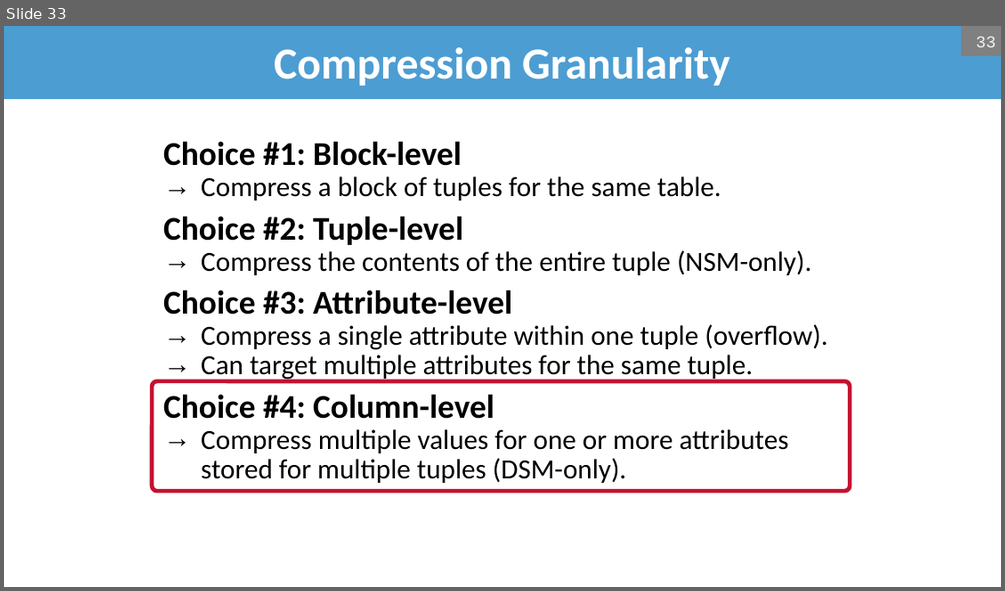
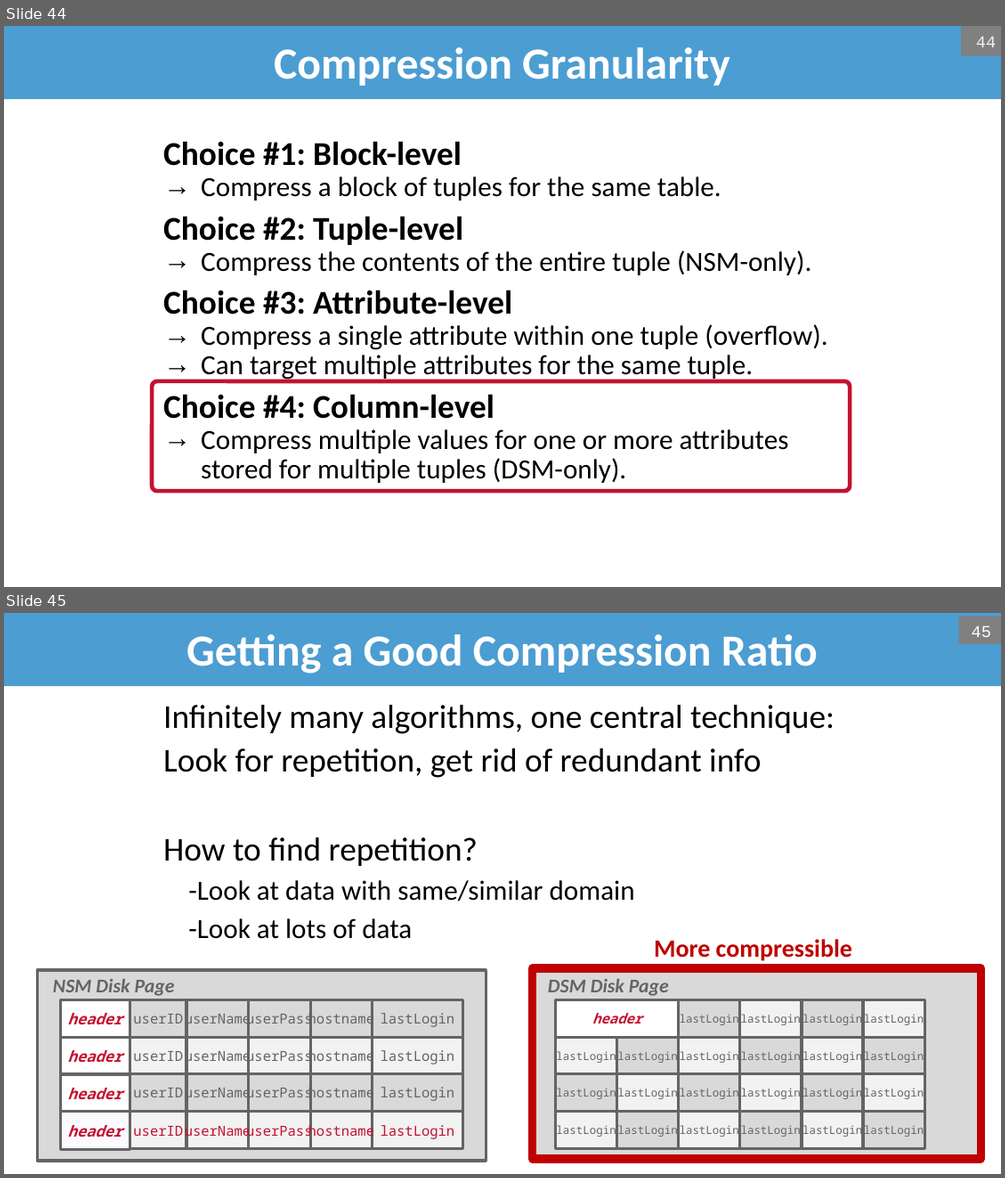
Before and after one commit to bsb20/bsb20.github.io, a slide deck: docs/421_f26/lectures/L6.pptx. Shown one above the other, each under a label of ours: slide 33 before the commit, slides 44 and 45 after it. The pictures are 1005x591 and 1005x1178 pixels, drawn with LibreOffice and Linux fonts; fonts in the diff are those of the drawing; background and template pictures are left out. Boxes give left, top, right and bottom in pixels: in the first picture for what was removed or moved away, otherwise in the second. Text is boxed around its words. In the diff, an @@ line names an element or a change of style, - is before the commit and + after.

Commit message:
COMP 421: post L6 slides (columns compression)

```diff
--- a/docs/421_f26/lectures/L6.pptx
+++ b/docs/421_f26/lectures/L6.pptx
@@ slide 45 added at (4,613,1001,1174), background #FFFFFF @@
@@ title added at (4,613,1001,686), fill #4C9DD2, 32 pt, text #FFFFFF, bold @@
+Getting a Good Compression Ratio
@@ page number added at (959,616,1001,644), fill #808080, 12 pt, text #FFFFFF @@
+45
@@ text added at (163,705,834,939), 24 pt, text #000000 @@
+Infinitely many algorithms, one central technique:
+Look for repetition, get rid of redundant info
+How to find repetition?
+-Look at data with same/similar domain
+-Look at lots of data
@@ text added at (654,939,852,961), 18 pt, text #C00000, bold @@
+More compressible
@@ rectangle added at (533,968,981,1159), outline #C00000 6 pt @@
@@ group added at (37,970,485,1160): 26 rectangles, 1 text @@
+NSM Disk Page
+userID
+userName
+userPass
+lastLogin
+hostname
+userID
+userName
+userPass
+lastLogin
+hostname
+userID
+userName
+userPass
+lastLogin
+hostname
+header
+header
+header
+header
+userID
+userName
+userPass
+lastLogin
+hostname
+header
@@ group added at (533,970,981,1160): 24 rectangles, 1 text @@
+DSM Disk Page
+header
+lastLogin
+lastLogin
+lastLogin
+lastLogin
+lastLogin
+lastLogin
+lastLogin
+lastLogin
+lastLogin
+lastLogin
+lastLogin
+lastLogin
+lastLogin
+lastLogin
+lastLogin
+lastLogin
+lastLogin
+lastLogin
+lastLogin
+lastLogin
+lastLogin
+lastLogin
@@ what was slide 33 is now slide 44 @@
@@ page number at (976,37,995,47): text changed @@
-33
+44
```
Also in this commit, not shown: 6 slides changed, 12 other slides added, 1 slide removed, 1 other file.
